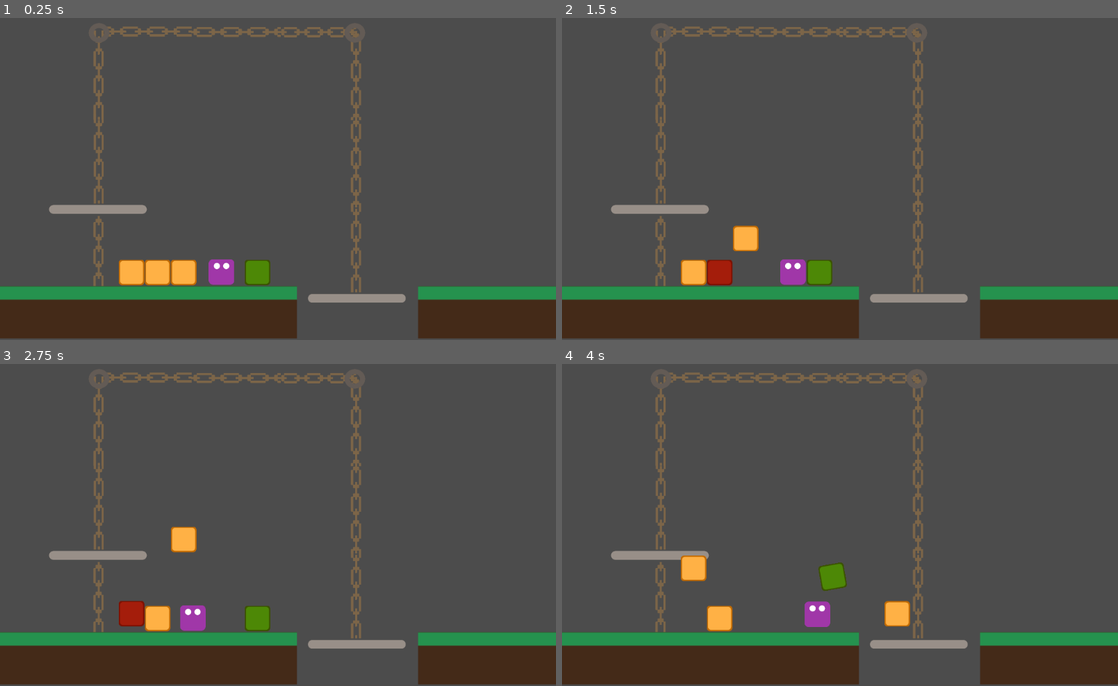
Above: before the commit, frames 1-4 (two rows, left to right).
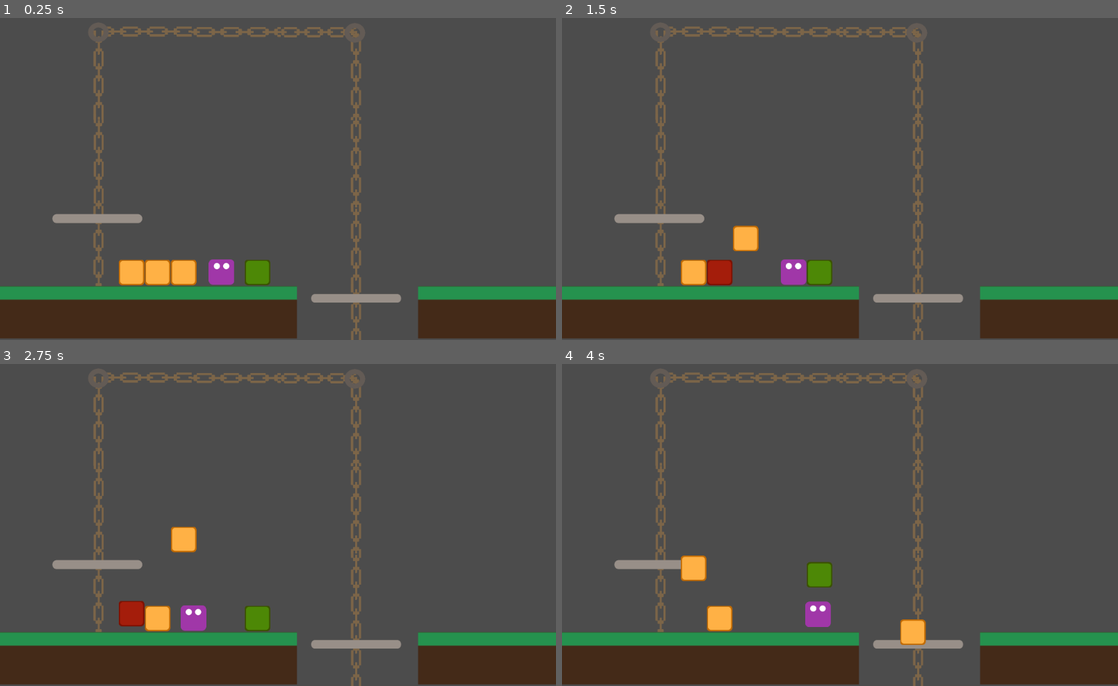
Above: after the commit, the same moments.

Repository: oxscar93/minion-2020s2-fisica-2d
Game: Godot game, scene res://Scenes/Level2.tscn
Same seed, same stepped clock (60 frames per second), same inputs: the game is played once before the commit and once after it. This scene is started directly instead of the project's main scene.
Inputs (mouse positions are in pixels of both pictures, inside the frame that each line leads up to):
- Up to frame 1 (0.25 s): no input
- Up to frame 2 (1.5 s): tap Enter at 0.5 s; move the mouse to (745, 272) at 0.52 s; press the mouse at (745, 272) at 0.53 s; hold Right (ui_right) from 0.53 s (still down); tap Space (ui_select) at 0.77 s; move the mouse to (717, 272) at 1.27 s; release the mouse at (717, 272) at 1.28 s; click (717, 272) at 1.35 s
- Up to frame 3 (2.75 s): tap Space (ui_select) at 1.52 s; move the mouse to (133, 618) at 2.02 s; release Right (ui_right) at 2.03 s; press the mouse at (133, 618) at 2.03 s; hold Left (ui_left) from 2.03 s (still down)
- Up to frame 4 (4 s): move the mouse to (817, 618) at 2.77 s; release Left (ui_left) at 2.78 s; release the mouse at (817, 618) at 2.78 s; hold Right (ui_right) from 2.78 s (still down); click (817, 618) at 2.85 s; tap Space (ui_select) at 3.02, 3.77 s; move the mouse to (1006, 573) at 3.52 s; press the mouse at (1006, 573) at 3.53 s

The runs differ from the first frame. In frame 1, 1.3% of the frame differs, in the area x 8-73%, y 57-100%; in frame 2, 1.4%; in frame 3, 1.4%; in frame 4, 2.3%.

Commit message:
mejoras plataformas

Diff:
--- a/Scenes/Box.tscn
+++ b/Scenes/Box.tscn
@@ -7,8 +7,9 @@
 extents = Vector2( 23.4773, 23.6695 )
 
 [node name="Box" type="RigidBody2D"]
-z_index = -2
 input_pickable = true
+collision_layer = 2
+collision_mask = 2147483653
 gravity_scale = 20.0
 can_sleep = false
 script = ExtResource( 2 )
--- a/Scenes/Level2.tscn
+++ b/Scenes/Level2.tscn
@@ -22,12 +22,15 @@
 
 [node name="Box" parent="." instance=ExtResource( 3 )]
 position = Vector2( 336, 472 )
+collision_mask = 2147483657
 
 [node name="Box2" parent="." instance=ExtResource( 3 )]
 position = Vector2( 288, 472 )
+collision_mask = 2147483657
 
 [node name="Box3" parent="." instance=ExtResource( 3 )]
 position = Vector2( 240, 472 )
+collision_mask = 2147483657
 
 [node name="Box4" parent="." instance=ExtResource( 3 )]
 position = Vector2( 472, 472 )
--- a/Scenes/Platform.tscn
+++ b/Scenes/Platform.tscn
@@ -3,8 +3,9 @@
 [ext_resource path="res://plataforma.png" type="Texture" id=1]
 [ext_resource path="res://Scenes/Platform.gd" type="Script" id=2]
 
-[sub_resource type="RectangleShape2D" id=2]
-extents = Vector2( 95.0761, 10 )
+[sub_resource type="SegmentShape2D" id=1]
+a = Vector2( 59.6034, -10.7165 )
+b = Vector2( -64.4288, -9.87562 )
 
 [node name="Platform" type="RigidBody2D"]
 z_index = -5
@@ -16,10 +17,12 @@
 script = ExtResource( 2 )
 
 [node name="Sprite" type="Sprite" parent="."]
-scale = Vector2( 0.5, 0.5 )
+position = Vector2( 7.15946, 0 )
+scale = Vector2( 0.460335, 0.5 )
 texture = ExtResource( 1 )
 
 [node name="CollisionShape2D" type="CollisionShape2D" parent="."]
-shape = SubResource( 2 )
+position = Vector2( 9.19239, 0 )
+shape = SubResource( 1 )
 one_way_collision = true
 [connection signal="body_entered" from="." to="." method="_on_Platform_body_entered"]
--- a/Scenes/PlatformBase.gd
+++ b/Scenes/PlatformBase.gd
@@ -20,6 +20,7 @@
 	$Chain7.play()
 	$Chain8.play()
 	$Chain9.play()
+	$Chain10.play()
 
 func _on_Platform_on_platform_movement():
 	$Platform2.move_platform($Platform.linear_velocity)
--- a/Scenes/PlatformBase.tscn
+++ b/Scenes/PlatformBase.tscn
@@ -23,10 +23,10 @@
 script = ExtResource( 3 )
 
 [node name="Platform" parent="." instance=ExtResource( 1 )]
-position = Vector2( 228.324, 358.621 )
+position = Vector2( 220.068, 375.638 )
 
 [node name="Platform2" parent="." instance=ExtResource( 1 )]
-position = Vector2( 705.195, 522.977 )
+position = Vector2( 696.71, 522.977 )
 
 [node name="Celling" type="StaticBody2D" parent="."]
 
@@ -38,13 +38,15 @@
 position = Vector2( 229.306, 26.4584 )
 node_a = NodePath("../Celling")
 node_b = NodePath("../Platform")
-length = 500.0
+length = 400.0
+stiffness = 64.0
 
 [node name="DampedJointPlatform2" type="DampedSpringJoint2D" parent="."]
 position = Vector2( 704.906, 31.4289 )
 node_a = NodePath("../Celling")
 node_b = NodePath("../Platform2")
 length = 550.0
+stiffness = 64.0
 
 [node name="Dot" type="Sprite" parent="."]
 position = Vector2( 701.582, 32.5846 )
@@ -52,7 +54,7 @@
 texture = ExtResource( 2 )
 
 [node name="Dot2" type="Sprite" parent="."]
-position = Vector2( 230.406, 32.5847 )
+position = Vector2( 229.283, 31.529 )
 scale = Vector2( 0.497647, 0.470345 )
 texture = ExtResource( 2 )
 
@@ -92,6 +94,15 @@
 frame = 1
 speed_scale = 2.0
 
+[node name="Chain10" type="AnimatedSprite" parent="."]
+position = Vector2( 713.088, 578.323 )
+rotation = 1.5708
+scale = Vector2( 0.825178, 0.547693 )
+z_index = -8
+frames = SubResource( 2 )
+frame = 1
+speed_scale = 2.0
+
 [node name="Chain2" type="AnimatedSprite" parent="."]
 position = Vector2( 239.213, 265.37 )
 rotation = 1.5708
@@ -102,7 +113,7 @@
 speed_scale = 2.0
 
 [node name="Chain3" type="AnimatedSprite" parent="."]
-position = Vector2( 238.676, 453.865 )
+position = Vector2( 238.676, 424.195 )
 rotation = 1.5708
 scale = Vector2( 0.825178, 0.547693 )
 z_index = -8
--- a/Scenes/Player.tscn
+++ b/Scenes/Player.tscn
@@ -1,11 +1,16 @@
-[gd_scene load_steps=3 format=2]
+[gd_scene load_steps=4 format=2]
 
 [ext_resource path="res://violeta.png" type="Texture" id=1]
 
 [sub_resource type="RectangleShape2D" id=1]
-extents = Vector2( 25.2117, 23.7028 )
+extents = Vector2( 23.6511, 10.4012 )
+
+[sub_resource type="RectangleShape2D" id=2]
+extents = Vector2( 24.2464, 4.05159 )
 
 [node name="Player" type="KinematicBody2D"]
+z_index = 10
+collision_layer = 4
 __meta__ = {
 "_edit_group_": true
 }
@@ -18,7 +23,12 @@
 }
 
 [node name="CollisionShape2D" type="CollisionShape2D" parent="."]
+position = Vector2( -0.396854, -13.0961 )
 shape = SubResource( 1 )
 __meta__ = {
 "_edit_group_": true
 }
+
+[node name="CollisionShape2D2" type="CollisionShape2D" parent="."]
+position = Vector2( -0.198421, 19.4457 )
+shape = SubResource( 2 )
